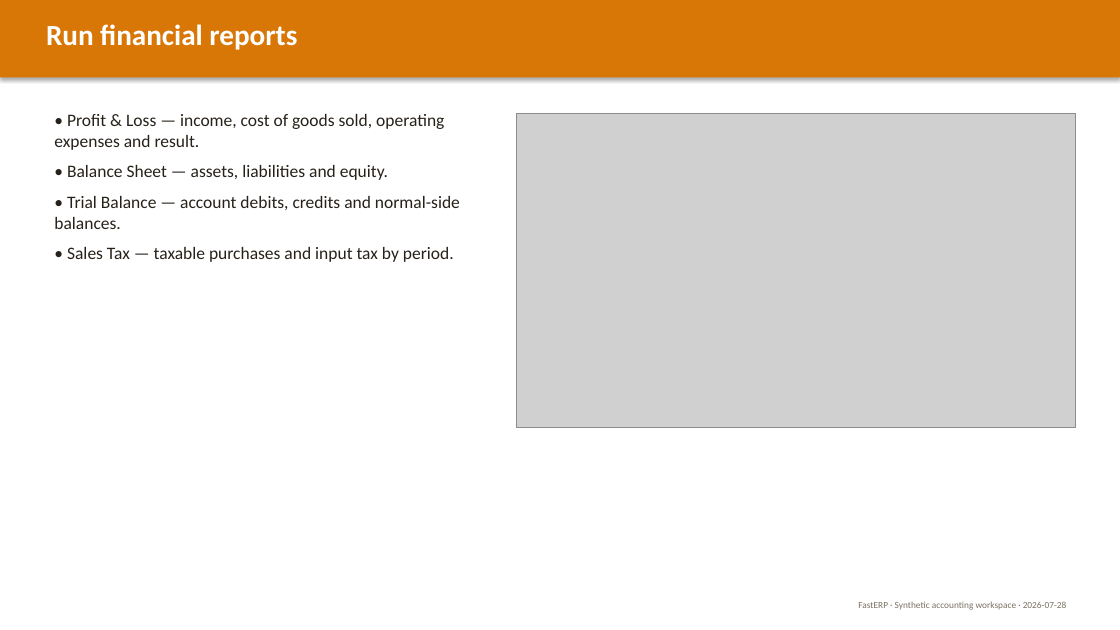
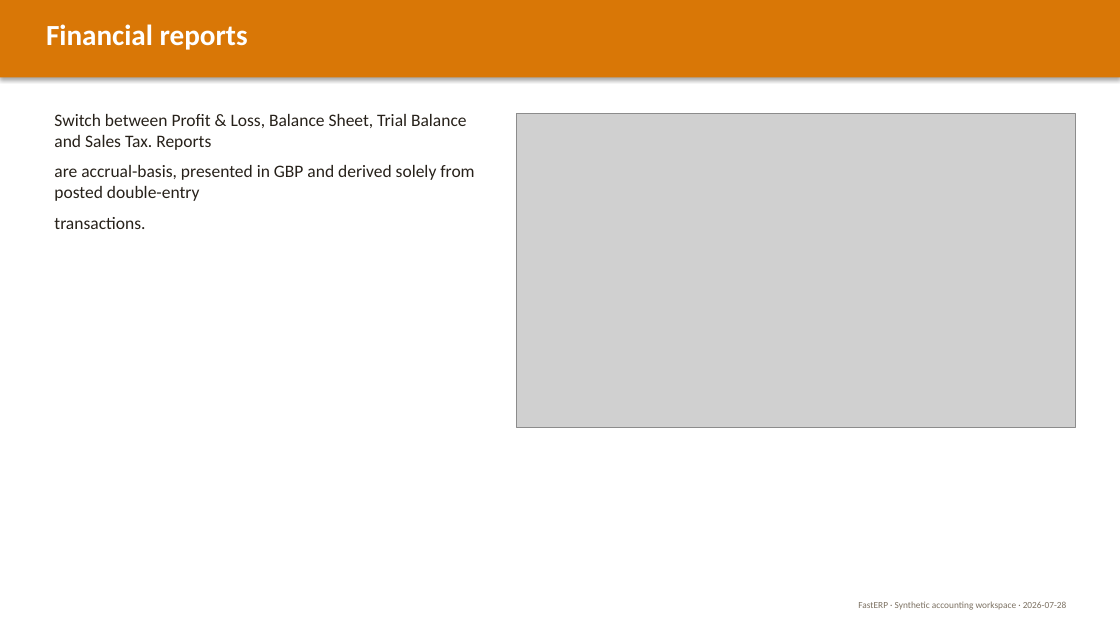
Before and after one commit to predictivelabsai/FastERP, a slide deck: slide 15 of docs/FastERP_user_guide_2026-07-28.pptx (slide 7 before the commit). Drawn at 1120x630 pixels with LibreOffice and Linux fonts; fonts in the diff are those of the drawing; grey boxes stand for pictures. Boxes give left, top, right and bottom in pixels: in the first picture for what was removed or moved away, otherwise in the second. Text is boxed around its words. In the diff, an @@ line names an element or a change of style, - is before the commit and + after.

```diff
--- a/docs/FastERP_user_guide_2026-07-28.pptx
+++ b/docs/FastERP_user_guide_2026-07-28.pptx
@@ text at [46, 24, 248, 50]: text changed @@
-Run financial reports
+Financial reports
@@ text at [54, 114, 474, 229]: text changed @@
-• Profit & Loss — income, cost of goods sold, operating expenses and result.
-• Balance Sheet — assets, liabilities and equity.
-• Trial Balance — account debits, credits and normal-side balances.
-• Sales Tax — taxable purchases and input tax by period.
+Switch between Profit & Loss, Balance Sheet, Trial Balance and Sales Tax. Reports
+are accrual-basis, presented in GBP and derived solely from posted double-entry
+transactions.
```
Also in this commit, not shown: 8 other slides changed, 8 slides added, 2 slides removed, 27 other files.
